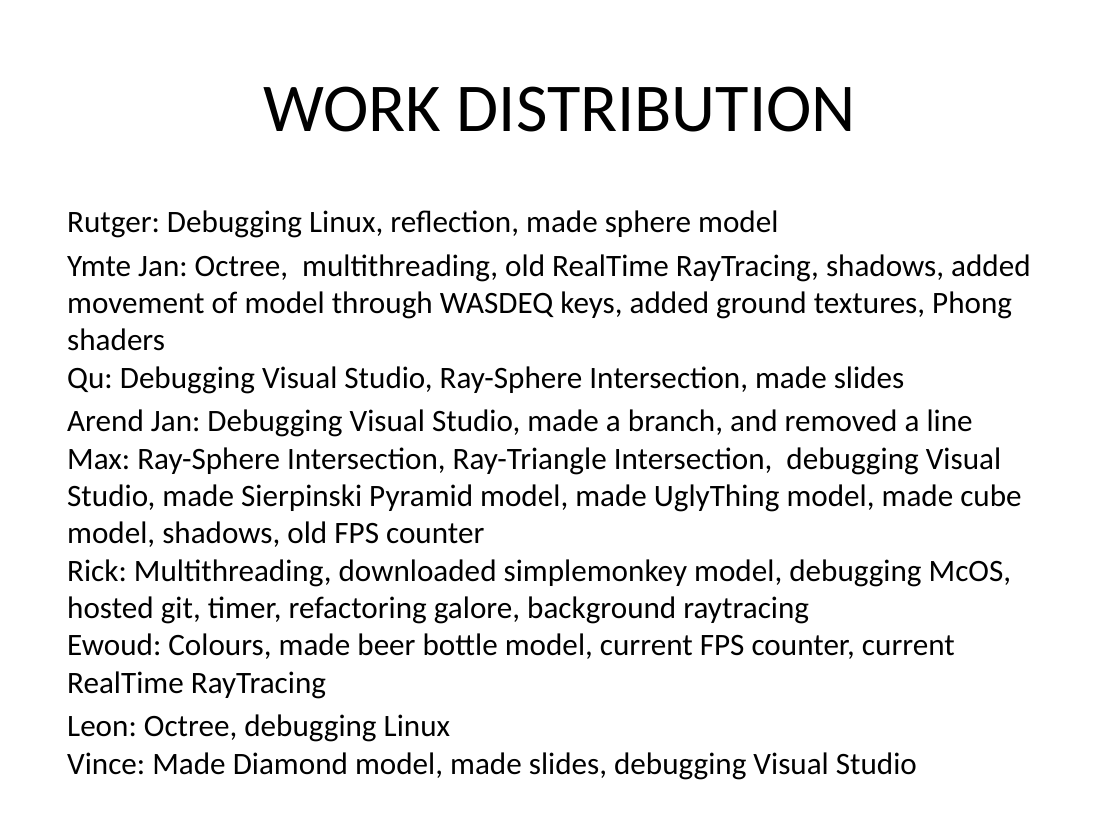
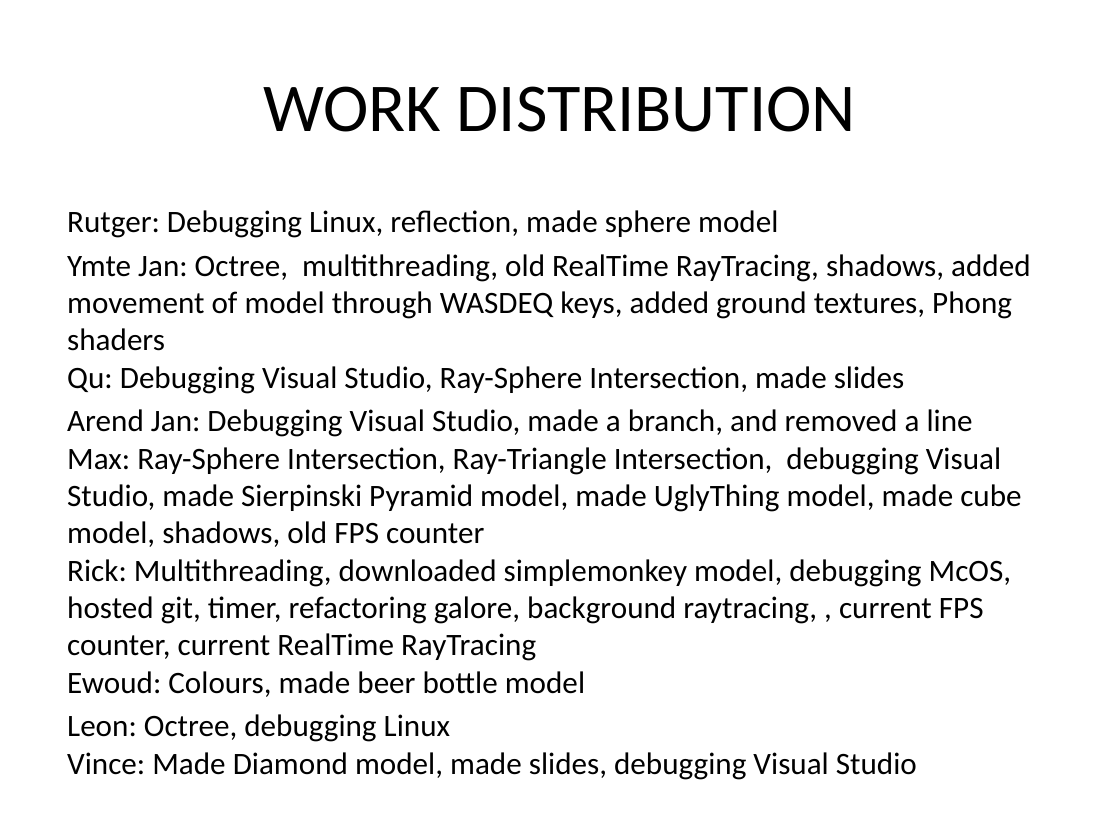
Before and after one commit to wolph/computer_graphics, a slide deck: slide 3 of Presentation.pptx. Drawn at 1120x840 pixels with LibreOffice and Linux fonts; fonts in the diff are those of the drawing. Boxes give left, top, right and bottom in pixels: in the first picture for what was removed or moved away, otherwise in the second. Text is boxed around its words. In the diff, an @@ line names an element or a change of style, - is before the commit and + after.

Commit message:
Credited some tasks to the wrong person --fixed

```diff
--- a/Presentation.pptx
+++ b/Presentation.pptx
@@ text at <box>67,409,1021,697</box>: text changed @@
-Arend Jan: Debugging Visual Studio, made a branch, and removed a line
-Max: Ray-Sphere Intersection, Ray-Triangle Intersection, debugging Visual Studio, made Sierpinski Pyramid model, made UglyThing model, made cube model, shadows, old FPS counter
-Rick: Multithreading, downloaded simplemonkey model, debugging McOS, hosted git, timer, refactoring galore, background raytracing
-Ewoud: Colours, made beer bottle model, current FPS counter, current RealTime RayTracing
+Arend Jan: Debugging Visual Studio, made a branch, and removed a line
+Max: Ray-Sphere Intersection, Ray-Triangle Intersection, debugging Visual Studio, made Sierpinski Pyramid model, made UglyThing model, made cube model, shadows, old FPS counter
+Rick: Multithreading, downloaded simplemonkey model, debugging McOS, hosted git, timer, refactoring galore, background raytracing, , current FPS counter, current RealTime RayTracing
+Ewoud: Colours, made beer bottle model
```
